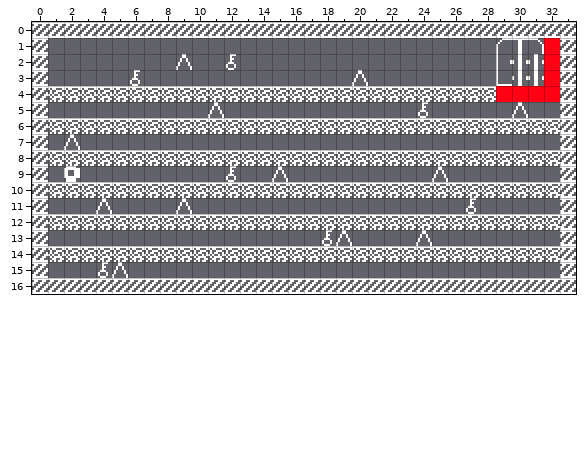
Two states of a Tiled map, Assets/Levels/fgame/bb10.tmx. Above: the version before the commit.
Cells are 8x8 px. Shown: x 0..33, y 0..16.
And afterwards:
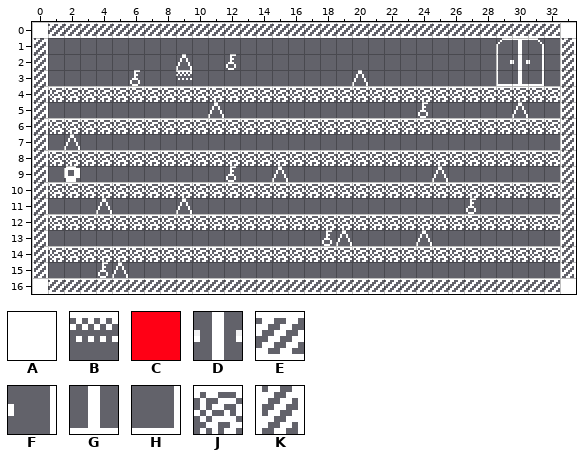
Key: from "pacman": A 0, B 1, C 11, D 12, E 20, F 30, G 49, H 50, J 62, K 100.
_ is an empty cell.
Tiles of an added or newly shown layer are drawn over the layers below it.
Edits made:
{"where": "layer \"Tile Layer 1\""}
{"y":0,"x":0,"old":"E","new":"A"}
{"y":0,"x":33,"old":"E","new":"A"}
{"y":1,"x":0,"old":"E","new":"K"}
{"y":1,"x":32,"old":"CE","new":"_K"}
{"y":2,"x":0,"old":"E","new":"K"}
{"y":2,"x":31,"old":"DCE","new":"F_K"}
{"y":3,"x":0,"old":"E","new":"K"}
{"y":3,"x":9,"old":"_","new":"B"}
{"y":3,"x":30,"old":"DDCE","new":"GH_K"}
{"y":4,"x":0,"old":"E","new":"K"}
{"y":4,"x":29,"old":"CCCCE","new":"JJJJK"}
{"y":5,"x":0,"old":"E","new":"K"}
{"y":5,"x":33,"old":"E","new":"K"}
{"y":6,"x":0,"old":"E","new":"K"}
{"y":6,"x":33,"old":"E","new":"K"}
{"y":7,"x":0,"old":"E","new":"K"}
{"y":7,"x":33,"old":"E","new":"K"}
{"y":8,"x":0,"old":"E","new":"K"}
{"y":8,"x":33,"old":"E","new":"K"}
{"y":9,"x":0,"old":"E","new":"K"}
{"y":9,"x":33,"old":"E","new":"K"}
{"y":10,"x":0,"old":"E","new":"K"}
{"y":10,"x":33,"old":"E","new":"K"}
{"y":11,"x":0,"old":"E","new":"K"}
{"y":11,"x":33,"old":"E","new":"K"}
{"y":12,"x":0,"old":"E","new":"K"}
{"y":12,"x":33,"old":"E","new":"K"}
{"y":13,"x":0,"old":"E","new":"K"}
{"y":13,"x":33,"old":"E","new":"K"}
{"y":14,"x":0,"old":"E","new":"K"}
{"y":14,"x":33,"old":"E","new":"K"}
{"y":15,"x":0,"old":"E","new":"K"}
{"y":15,"x":33,"old":"E","new":"K"}
{"y":16,"x":0,"old":"E","new":"A"}
{"y":16,"x":33,"old":"E","new":"A"}
{"where": "layer \"background\" (added)"}
{"y":2,"x":31,"old":"_","new":"F"}
{"y":3,"x":30,"old":"__","new":"GH"}
{"label":"changed","picture_box":[32,24,48,292]}
{"label":"changed","picture_box":[496,24,576,292]}
{"label":"added","picture_box":[176,70,192,80]}
